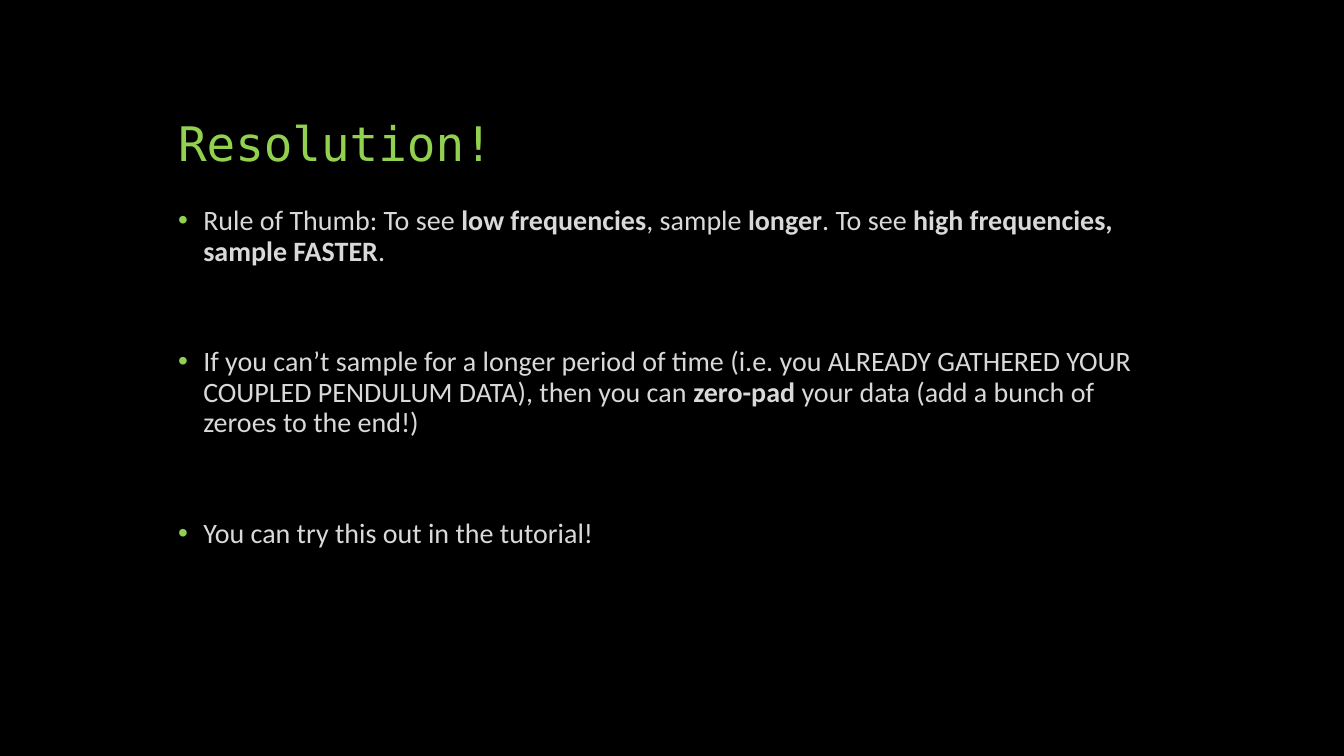
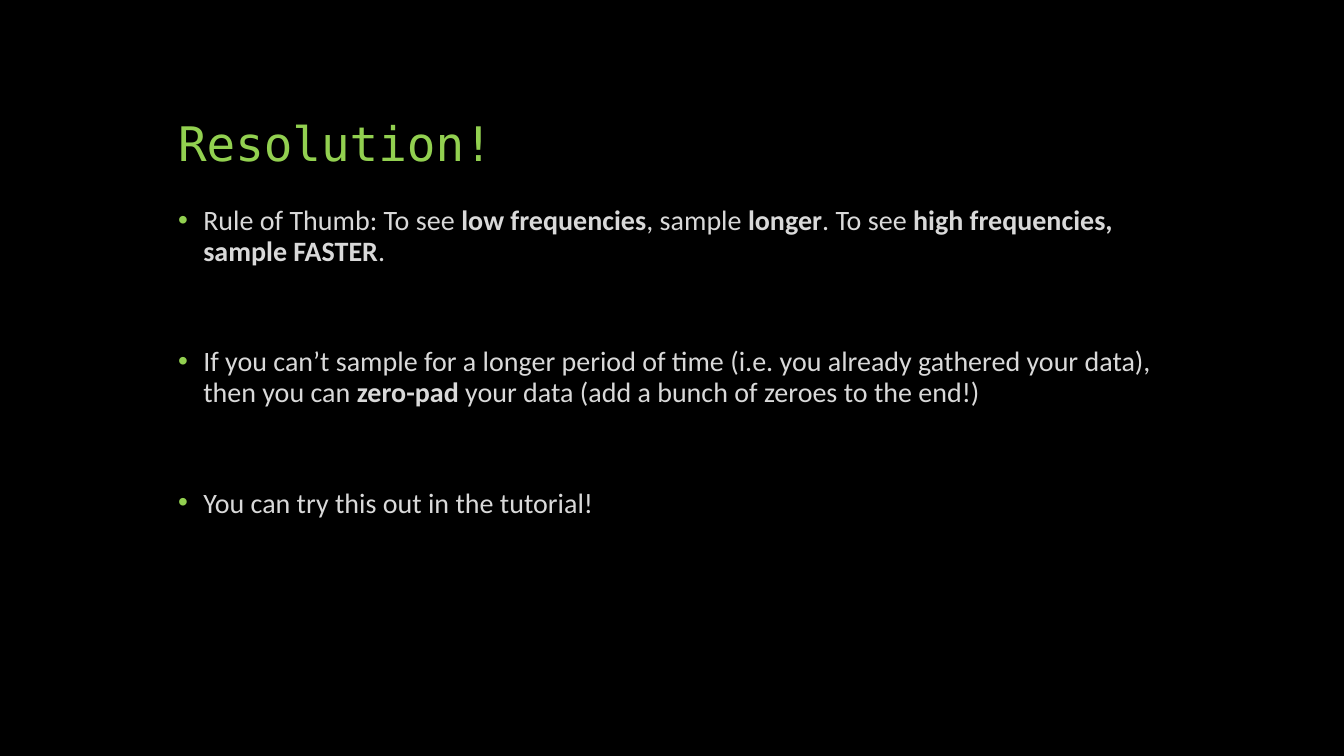
Before and after one commit to phys3112/Tutorials-with-Matt, a slide deck: slide 11 of Tutorial 4 ADC Random Fourier.pptx. Drawn at 1344x756 pixels with LibreOffice and Linux fonts; fonts in the diff are those of the drawing. Boxes give left, top, right and bottom in pixels: in the first picture for what was removed or moved away, otherwise in the second. Text is boxed around its words. In the diff, an @@ line names an element or a change of style, - is before the commit and + after.

```diff
--- a/Tutorial 4 ADC Random Fourier.pptx
+++ b/Tutorial 4 ADC Random Fourier.pptx
@@ text at (x1=203, y1=350, x2=1151, y2=407): text changed @@
-• If you can’t sample for a longer period of time (i.e. you ALREADY GATHERED YOUR COUPLED PENDULUM DATA), then you can zero-pad your data (add a bunch of zeroes to the end!)
+• If you can’t sample for a longer period of time (i.e. you already gathered your data), then you can zero-pad your data (add a bunch of zeroes to the end!)
```
Also in this commit, not shown: 2 slides added, 5 other files.
